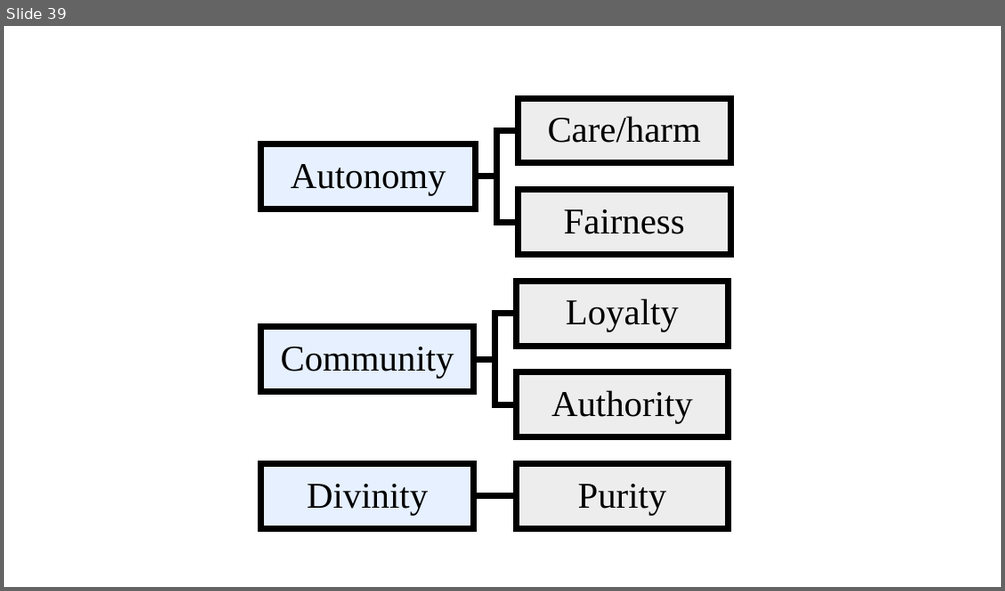
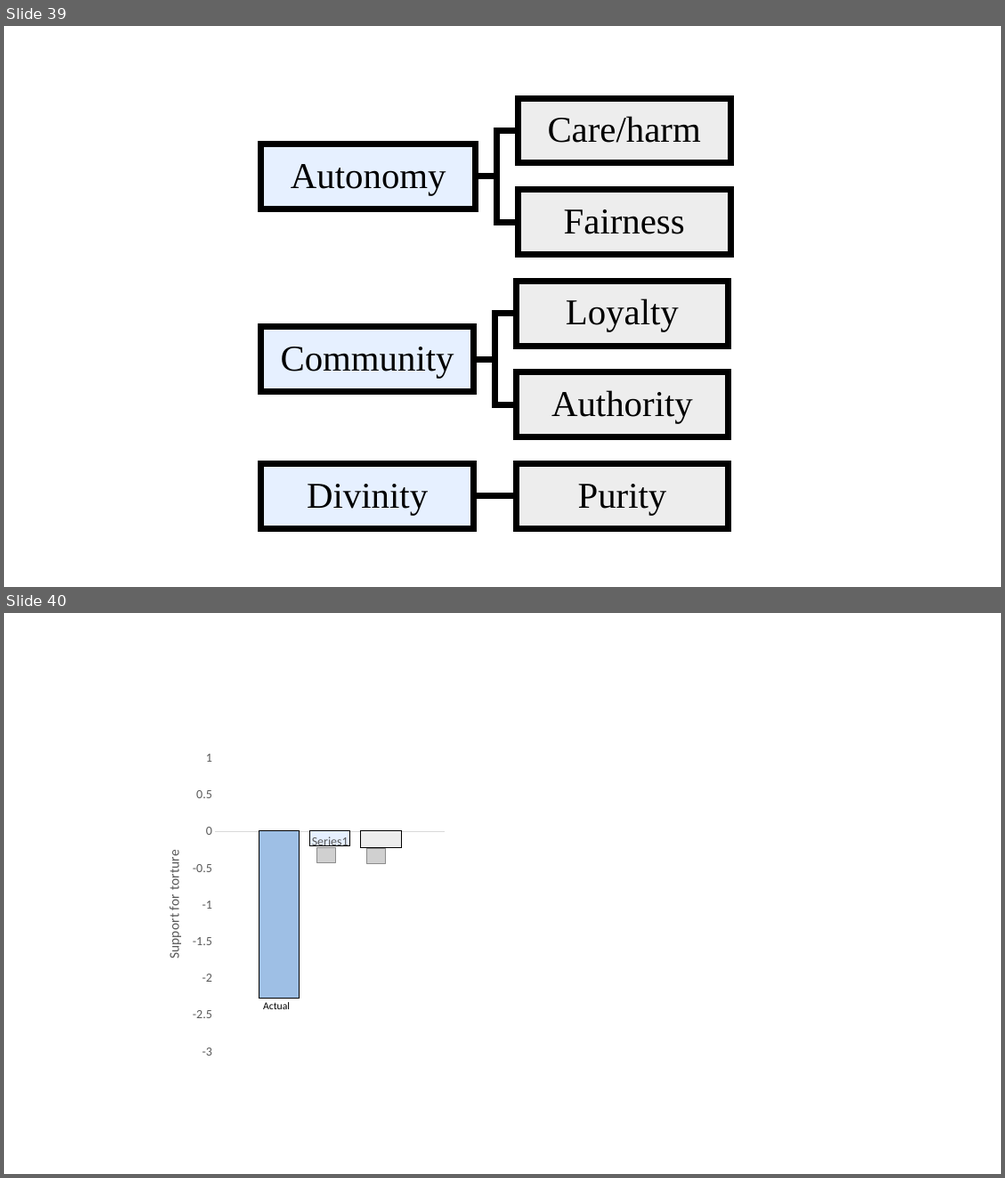
Before and after one commit to sdimakis/moral_psychology, a slide deck: lectures/Presentation1.pptx. Shown one above the other, each under a label of ours: slide 39 before the commit, slides 39 and 40 after it. The pictures are 1005x591 and 1005x1178 pixels, drawn with LibreOffice and Linux fonts; fonts in the diff are those of the drawing; grey boxes stand for pictures. Boxes give left, top, right and bottom in pixels: in the first picture for what was removed or moved away, otherwise in the second. Text is boxed around its words. In the diff, an @@ line names an element or a change of style, - is before the commit and + after.

```diff
--- a/lectures/Presentation1.pptx
+++ b/lectures/Presentation1.pptx
@@ slide 40 added at (x1=4, y1=613, x2=1001, y2=1174), background #FFFFFF @@
@@ column chart added at (x1=148, y1=744, x2=451, y2=1064) @@
+categories: 
+Series 1: -2.3
+Series 2: -0.2
+Series 3: -0.2
@@ picture added at (x1=317, y1=847, x2=336, y2=862) @@
@@ picture added at (x1=367, y1=849, x2=386, y2=863) @@
@@ text added at (x1=263, y1=1002, x2=290, y2=1009), 10 pt, text #000000 @@
+Actual
```
Also in this commit, not shown: 1 other slide added, 32 other files.
